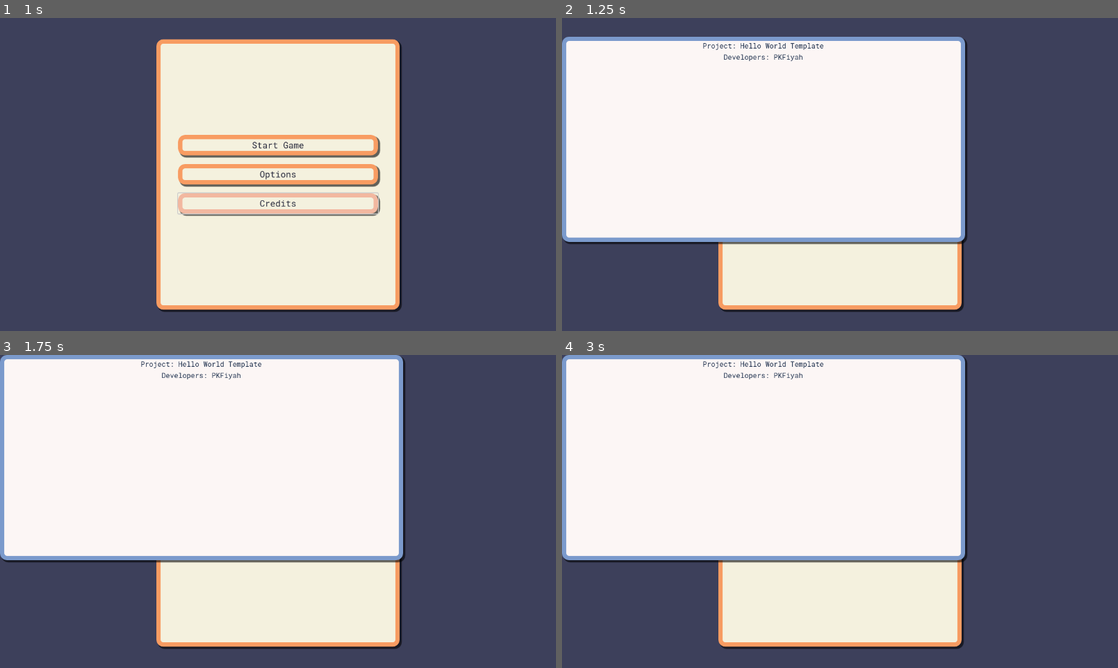
Above: before the commit, frames 1-4 (two rows, left to right).
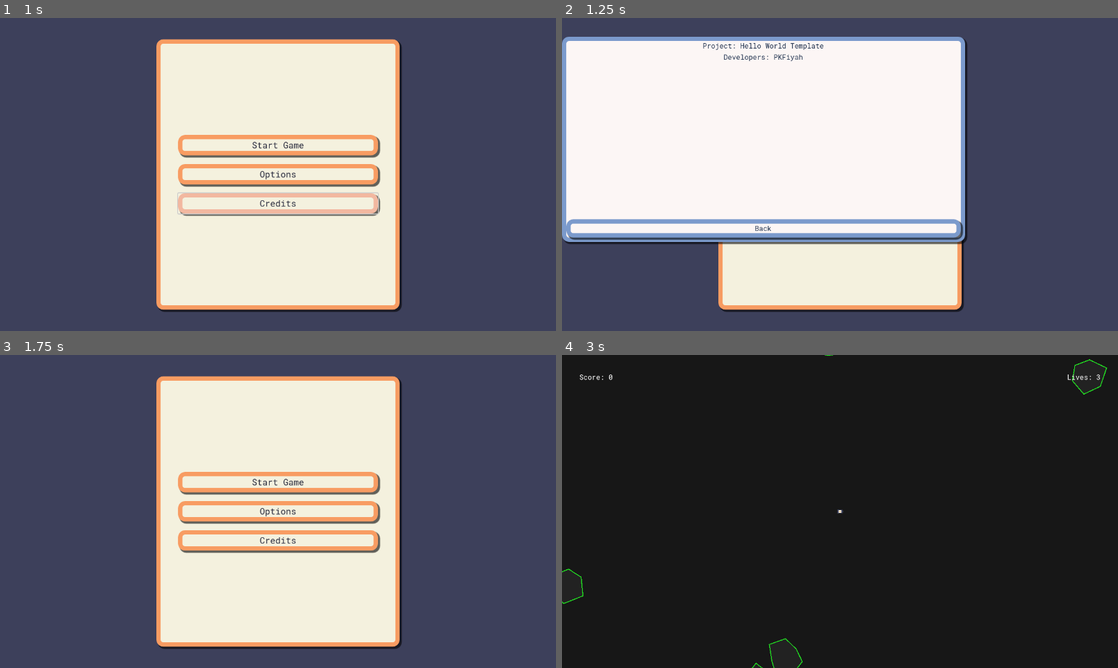
Above: after the commit, the same moments.

Repository: PlanetAriumGameStudio/movie-bluff-gameapp
Game: Godot game, scene res://scenes/main_menu.tscn
Same seed, same stepped clock (60 frames per second), same inputs: the game is played once before the commit and once after it.
Inputs (mouse positions are in pixels of both pictures, inside the frame that each line leads up to):
- Up to frame 1 (1 s): click "Credits" at 0.5 s
- Up to frame 2 (1.25 s): no input
- Up to frame 3 (1.75 s): click (200, 564) at 1.25 s, where only the run after the commit has a clickable "Back"
- Up to frame 4 (3 s): click "Start Game" at 2 s; click (840, 483) at 2.75 s, where only the run before the commit has a clickable "Start Game"

Frame 1 is identical in both runs. In frame 2, 2.8% of the frame differs, in the area x 0-73%, y 64-71%; in frame 3, 29%; in frame 4, 99%, in the area x 0-100%, y 0-100%.

Commit message:
touch up various gameplay, put back button on credits

Diff:
--- a/scenes/asteroids_game.tscn
+++ b/scenes/asteroids_game.tscn
@@ -6,14 +6,29 @@
 [ext_resource type="Theme" uid="uid://bxakjwkc4gbrj" path="res://themes/main_menu_theme.tres" id="4_edofo"]
 [ext_resource type="PackedScene" uid="uid://cbqrvb1pn3bv0" path="res://scenes/pause_menu.tscn" id="5_t8x58"]
 
+[sub_resource type="RectangleShape2D" id="RectangleShape2D_qu4ki"]
+size = Vector2(40, 40)
+
 [sub_resource type="Curve2D" id="Curve2D_yt4y8"]
 _data = {
-"points": PackedVector2Array(0, 0, 0, 0, 40, 40, 0, 0, 0, 0, 40, 680, 0, 0, 0, 0, 1240, 680, 0, 0, 0, 0, 1240, 40)
+"points": PackedVector2Array(0, 0, 0, 0, 40, 40, 0, 0, 0, 0, 40, 680, 0, 0, 0, 0, 1240, 680, 0, 0, 0, 0, 1240, 40, 0, 0, 0, 0, 40, 40)
 }
-point_count = 4
+point_count = 5
 
 [node name="AsteroidsWorld" type="Node2D"]
 script = ExtResource("1_xrqiq")
+
+[node name="ColorRect" type="ColorRect" parent="."]
+offset_right = 1282.0
+offset_bottom = 720.0
+color = Color(0.0923971, 0.0923971, 0.0923971, 1)
+
+[node name="SpawnBox" type="Area2D" parent="."]
+position = Vector2(640, 360)
+collision_mask = 2
+
+[node name="CollisionShape2D" type="CollisionShape2D" parent="SpawnBox"]
+shape = SubResource("RectangleShape2D_qu4ki")
 
 [node name="AsteroidsManager" type="Node2D" parent="."]
 script = ExtResource("2_cwuyy")
@@ -36,6 +51,11 @@
 theme_override_constants/margin_left = 40
 theme_override_constants/margin_top = 40
 theme_override_constants/margin_right = 40
+
+[node name="RespawnTimer" type="Label" parent="GUI/MarginContainer"]
+layout_mode = 2
+size_flags_horizontal = 4
+text = "Respawning: 0.0"
 
 [node name="Score" type="Label" parent="GUI/MarginContainer"]
 layout_mode = 2
@@ -94,6 +114,8 @@
 
 [node name="PauseMenu" parent="GUI" instance=ExtResource("5_t8x58")]
 
+[connection signal="area_entered" from="SpawnBox" to="." method="_on_spawn_box_area_entered"]
+[connection signal="area_exited" from="SpawnBox" to="." method="_on_spawn_box_area_exited"]
 [connection signal="level_cleared" from="AsteroidsManager" to="." method="_on_asteroids_manager_level_cleared"]
 [connection signal="player_scored" from="AsteroidsManager" to="." method="_on_asteroids_manager_player_scored"]
 [connection signal="pressed" from="GUI/GameOverMenu/MarginContainer/TryAgainButton" to="." method="_on_try_again_button_pressed"]
--- a/scenes/credits.tscn
+++ /dev/null
@@ -1,42 +0,0 @@
-[gd_scene load_steps=3 format=3 uid="uid://5fc1ey1pkh86"]
-
-[ext_resource type="Theme" uid="uid://dl5d2an56e6ae" path="res://themes/credits_theme.tres" id="1_ar2op"]
-[ext_resource type="PackedScene" uid="uid://bs460myshrpmo" path="res://scenes/credits_panel.tscn" id="2_7m26f"]
-
-[node name="Credits" type="Control"]
-layout_mode = 3
-anchors_preset = 15
-anchor_right = 1.0
-anchor_bottom = 1.0
-grow_horizontal = 2
-grow_vertical = 2
-
-[node name="Background" type="ColorRect" parent="."]
-layout_mode = 1
-anchors_preset = 15
-anchor_right = 1.0
-anchor_bottom = 1.0
-grow_horizontal = 2
-grow_vertical = 2
-color = Color(0.584, 0.8, 0.7244, 1)
-
-[node name="UIBase" type="Control" parent="."]
-layout_mode = 1
-anchors_preset = 15
-anchor_right = 1.0
-anchor_bottom = 1.0
-grow_horizontal = 2
-grow_vertical = 2
-theme = ExtResource("1_ar2op")
-
-[node name="PanelContainer" parent="UIBase" instance=ExtResource("2_7m26f")]
-layout_mode = 0
-anchors_preset = 0
-anchor_right = 0.0
-anchor_bottom = 0.0
-offset_left = 0.0
-offset_top = 0.0
-offset_right = 0.0
-offset_bottom = 0.0
-grow_horizontal = 1
-grow_vertical = 1
--- a/scenes/credits_panel.tscn
+++ b/scenes/credits_panel.tscn
@@ -1,6 +1,7 @@
-[gd_scene load_steps=2 format=3 uid="uid://bs460myshrpmo"]
+[gd_scene load_steps=3 format=3 uid="uid://bs460myshrpmo"]
 
 [ext_resource type="Theme" uid="uid://dl5d2an56e6ae" path="res://themes/credits_theme.tres" id="1_bd5cs"]
+[ext_resource type="Script" path="res://scripts/credits_panel.gd" id="2_dxlgm"]
 
 [node name="CreditsPanel" type="PanelContainer"]
 anchors_preset = 15
@@ -13,6 +14,7 @@
 grow_horizontal = 2
 grow_vertical = 2
 theme = ExtResource("1_bd5cs")
+script = ExtResource("2_dxlgm")
 
 [node name="MarginContainer" type="MarginContainer" parent="."]
 layout_mode = 2
@@ -31,3 +33,10 @@
 size_flags_horizontal = 4
 theme = ExtResource("1_bd5cs")
 text = "Developers: PKFiyah"
+
+[node name="Button" type="Button" parent="MarginContainer"]
+layout_mode = 2
+size_flags_vertical = 8
+text = "Back"
+
+[connection signal="pressed" from="MarginContainer/Button" to="." method="_on_button_pressed"]
--- a/scenes/main_menu.tscn
+++ b/scenes/main_menu.tscn
@@ -1,6 +1,5 @@
-[gd_scene load_steps=3 format=3 uid="uid://dxhman6qab3fm"]
+[gd_scene load_steps=2 format=3 uid="uid://dxhman6qab3fm"]
 
-[ext_resource type="Script" path="res://scripts/main_menu.gd" id="1_l64y1"]
 [ext_resource type="PackedScene" uid="uid://durb02oav410a" path="res://scenes/main_panel.tscn" id="2_7u8v6"]
 
 [node name="MainMenuController" type="Control"]
@@ -12,7 +11,6 @@
 grow_vertical = 2
 size_flags_horizontal = 4
 size_flags_vertical = 4
-script = ExtResource("1_l64y1")
 
 [node name="ColorRect" type="ColorRect" parent="."]
 layout_mode = 1
--- a/scenes/player.tscn
+++ b/scenes/player.tscn
@@ -4,7 +4,7 @@
 [ext_resource type="PackedScene" uid="uid://b7pmkevhqbxse" path="res://scenes/ship_bullet.tscn" id="2_6vjvo"]
 
 [sub_resource type="CircleShape2D" id="CircleShape2D_2hh5d"]
-radius = 20.0
+radius = 6.0
 
 [node name="Player" type="CharacterBody2D" groups=["player"]]
 scale = Vector2(0.999994, 0.999994)
@@ -14,10 +14,11 @@
 script = ExtResource("1_yq8jn")
 bullet_prefab = ExtResource("2_6vjvo")
 
-[node name="Area2D" type="Area2D" parent="." groups=["player"]]
+[node name="Area2D" type="Area2D" parent="."]
 collision_mask = 2
 
 [node name="CollisionShape2D" type="CollisionShape2D" parent="Area2D"]
+scale = Vector2(1, 1)
 shape = SubResource("CircleShape2D_2hh5d")
 
 [connection signal="area_entered" from="Area2D" to="." method="_on_area_2d_area_entered"]
--- a/scripts/asteroid.gd
+++ b/scripts/asteroid.gd
@@ -10,6 +10,9 @@
 var rotation_speed : float
 var rotation_direction : float
 var velocity : Vector2
+
+var _width : int
+
 var size : int
 
 @export var MIN_ROTATION_SPEED = 2.0
@@ -29,6 +32,8 @@
 	var array : PackedVector2Array = []
 	for coord in coords:
 		array.append(Vector2(coord[0], coord[1]))
+	# Re-add initial line to allow for closed outlines with polyline calls
+	array.append(array[0])
 	return array
 
 # Called every frame. 'delta' is the elapsed time since the previous frame.
@@ -48,12 +53,13 @@
 	velocity = new_force
 
 func _draw():
-	var asteroid_grey: Color = Color("220000")
+	var asteroid_grey: Color = Color("222222")
 	draw_polygon(_asteroid, [asteroid_grey])
+	draw_polyline(_asteroid, Color("22DD22"), 2.0)
 
 func screen_wrap():
-	position.x = wrapf(position.x, 0, Globals.SCREEN_SIZE.x)
-	position.y = wrapf(position.y, 0, Globals.SCREEN_SIZE.y)
+	position.x = wrapf(position.x, 0 - _width, Globals.SCREEN_SIZE.x + _width)
+	position.y = wrapf(position.y, 0 - _width, Globals.SCREEN_SIZE.y + _width)
 
 func generate_shape():
 	var rng = RandomNumberGenerator.new()
@@ -61,8 +67,11 @@
 
 	# Create a "semi" circular shape
 	var degrees_per_point = 360 / vertices
+	_width = 0
 	for point in range(0, vertices):
-		var length_from_center = rng.randi_range(20,40) * size
+		var length_from_center = rng.randi_range(8,12) * size
+		if length_from_center >= _width:
+			_width = length_from_center
 		var new_point = Vector2.UP * length_from_center
 		new_point = new_point.rotated(deg_to_rad(point*degrees_per_point))
 		_asteroid_coords.append([new_point.x, new_point.y])
--- a/scripts/asteroids_game.gd
+++ b/scripts/asteroids_game.gd
@@ -5,44 +5,59 @@
 const ASTEROIDS_MUSIC : AudioStream = preload("res://audio/music/2021-10-19_-_Funny_Bit_-_FesliyanStudios_-_David_Renda.mp3")
 
 var asteroids_music_player : AudioStreamPlayer
-
+var _spawn_timer : Timer
 var _player_ref : Player
 var _player_score : int
 var _player_lives : int
 
+@onready var spawn_box : Area2D =  $SpawnBox
 @onready var score_label : Label = $GUI/MarginContainer/Score
 @onready var lives_label : Label = $GUI/MarginContainer/Lives
+@onready var respawn_timer_label : Label = $GUI/MarginContainer/RespawnTimer
 @onready var pause_menu : PauseMenu = $GUI/PauseMenu
 @onready var game_over_menu : PanelContainer = $GUI/GameOverMenu
 @onready var asteroids_manager : AsteroidsManager = $AsteroidsManager
 
 func _ready():
 	game_over_menu.visible = false
+	respawn_timer_label.visible = false
+	_spawn_timer = Timer.new()
+	spawn_box.monitoring = false
+	_spawn_timer.connect("timeout", _on_spawn_timer_timeout)
+	add_child(_spawn_timer)
 
 	_init_audio()
 	_init_player()
 
-func update_score():
-	_player_score += 100
+func _process(delta: float) -> void:
+	if respawn_timer_label.visible:
+		respawn_timer_label.text = str("Respawning: ", _spawn_timer.time_left)
+
+func update_score(value : int):
+	_player_score += value
 	score_label.text = str("Score: ", _player_score)
 
 func update_lives():
-	print("updating lives: ", _player_lives)
 	_player_lives -= 1
-	print("updated lives: ", _player_lives)
-	_player_ref.position = Vector2(Globals.SCREEN_SIZE.x/2, Globals.SCREEN_SIZE.y/2)
-	lives_label.text = str("Lives: ", _player_lives)
-
 	if _player_lives <= 0:
 		_game_over()
 		_player_ref.queue_free()
+	else:
+		spawn_box.monitoring = true
+		lives_label.text = str("Lives: ", _player_lives)
+		_player_ref.position = Vector2(Globals.SCREEN_SIZE.x/2, Globals.SCREEN_SIZE.y/2)
+		_spawn_timer.start(2.0)
+		respawn_timer_label.visible = true
 
 func _game_over():
 	game_over_menu.visible = true
 
 func _init_player():
+	# This is hacky and needs to be reworked
 	_player_lives = 3
 	_player_score = 0
+	update_score(0)
+
 	if _player_ref == null:
 		_player_ref = PLAYER_SCENE.instantiate()
 		_player_ref.connect("player_exploded", update_lives)
@@ -66,9 +81,24 @@
 
 func _on_try_again_button_pressed() -> void:
 	_ready()
+	asteroids_manager.init_asteroids()
 
 func _on_asteroids_manager_level_cleared() -> void:
 	_game_over()
 
 func _on_asteroids_manager_player_scored() -> void:
-	update_score()
+	update_score(100)
+
+func _on_spawn_timer_timeout():
+	_player_ref.ready_player()
+	respawn_timer_label.visible = false
+	spawn_box.monitoring = false
+	_spawn_timer.stop()
+
+func _on_spawn_box_area_entered(area: Area2D) -> void:
+	_spawn_timer.start(2.0)
+	_spawn_timer.paused = true
+
+func _on_spawn_box_area_exited(area: Area2D) -> void:
+	if !spawn_box.has_overlapping_areas():
+		_spawn_timer.paused = false
--- a/scripts/asteroids_manager.gd
+++ b/scripts/asteroids_manager.gd
@@ -5,6 +5,9 @@
 signal level_cleared
 
 const asteroid_prefab:PackedScene = preload("res://scenes/asteroid.tscn")
+
+@export var init_asteroid_count := 6
+@export var init_asteroid_size := 4
 
 var _asteroid_count : int
 
@@ -14,13 +17,18 @@
 	init_asteroids()
 
 func init_asteroids():
+	var children = get_children()
+	for index in children.size():
+		if children[index].is_in_group("asteroids"):
+			children[index].queue_free()
+
 	_asteroid_count = 0
-	for i in range(0,5):
+	for i in range(0, init_asteroid_count):
 		generate_asteroid()
 
 func generate_asteroid():
 	asteroid_spawn_path.set_progress_ratio(Globals.RNG.randf())
-	generate_asteroid_at_position(asteroid_spawn_path.position, 3)
+	generate_asteroid_at_position(asteroid_spawn_path.position, init_asteroid_size)
 
 func generate_asteroid_at_position(spawn_position : Vector2, size : int):
 	_asteroid_count += 1
@@ -34,7 +42,7 @@
 	_asteroid_count -= 1
 	player_scored.emit()
 	if new_size > 1:
-		for i in randi_range(1, Globals.RNG.randi_range(1,2)):
+		for i in randi_range(2, Globals.RNG.randi_range(2,3)):
 			generate_asteroid_at_position(new_position, new_size)
 	if _asteroid_count == 0:
 		level_cleared.emit()
--- /dev/null
+++ b/scripts/credits_panel.gd
@@ -0,0 +1,4 @@
+extends PanelContainer
+
+func _on_button_pressed() -> void:
+	queue_free()
--- a/scripts/main_menu.gd
+++ /dev/null
@@ -1,11 +0,0 @@
-extends Control
-
-
-# Called when the node enters the scene tree for the first time.
-func _ready() -> void:
-	pass # Replace with function body.
-
-
-# Called every frame. 'delta' is the elapsed time since the previous frame.
-func _process(delta: float) -> void:
-	pass
--- a/scripts/main_panel.gd
+++ b/scripts/main_panel.gd
@@ -1,11 +1,11 @@
 extends PanelContainer
 
-const DODGEBALL_WORLD_SCENE = "res://scenes/asteroids_game.tscn"
+const ASTEROIDS_GAME_SCENE = "res://scenes/asteroids_game.tscn"
 const CREDITS_SCENE = "res://scenes/credits_panel.tscn"
 const OPTIONS_SCENE = "res://scenes/options_panel.tscn"
 
 func _on_start_game_button_down() -> void:
-	TransitionManager.change_scene(DODGEBALL_WORLD_SCENE, TransitionManager.TransitionType.ZoomOut)
+	TransitionManager.change_scene(ASTEROIDS_GAME_SCENE, TransitionManager.TransitionType.ZoomOut)
 
 func _on_options_button_down() -> void:
 	var options_panel = load(OPTIONS_SCENE).instantiate()
--- a/scripts/player.gd
+++ b/scripts/player.gd
@@ -4,23 +4,30 @@
 # To let things know when we explode
 signal player_exploded
 
+# Player constants
 const MAX_SPEED = 150.0
 const THRUST = 300.0
 const ROTATION_SPEED = 5.0
 const BULLET_SPEED = 250.0
 
+# Player states
+enum PLAYER_STATES {
+	INACTIVE,
+	ACTIVE
+}
+
 # Load in bullet prefab for easy shooting of anything
 @export var bullet_prefab: PackedScene
 
 #Runtime state private variables
-var _pstate = PlayerState.new()
+var _pstate : PlayerState = PlayerState.new()
 
 # Basic vertex coordinate representations, will be converted to Vector2Arrays
-var _coords_ship: Array = [[-8, 10], [-8, -10],[15, 0]]
+var _coords_ship: Array = [[-4, 5], [-4, -5],[8, 0]]
 var _drawable_ship: PackedVector2Array
-var _coords_booster: Array = [[-8, 5], [-8, -5],[-13, 0]]
+var _coords_booster: Array = [[-4, 2], [-4, -2],[-7, 0]]
 var _drawable_booster: PackedVector2Array
-var _coords_reverse_booster: Array = [[-8, 10], [12, 7],[-8, 0], [12,-7], [-8,-10]]
+var _coords_reverse_booster: Array = [[-4, 5], [6, 3],[-4, 0], [6,-3], [-4,-5]]
 var _drawable_reverse_booster: PackedVector2Array
 
 # Ship sound streams
@@ -30,7 +37,7 @@
 var _laser_stream: AudioStream = preload("res://audio/sound_effects/retro-laser.mp3")
 
 func _ready():
-	velocity = Vector2(0,0)
+	velocity = Vector2.ZERO
 
 	# Convert coords into Vector2Array's to be used in the _draw() call
 	_drawable_ship = Utils.float_array_to_Vector2Array(_coords_ship)
@@ -50,39 +57,7 @@
 	_laser_asp.bus = "SoundEffects"
 	add_child(_laser_asp)
 
-func _process(delta: float) -> void:
-	if _pstate.shoot:
-		var new_bullet = bullet_prefab.instantiate()
-		new_bullet.global_position = position
-		new_bullet.rotation = rotation
-		var direction = Vector2.RIGHT.rotated(rotation)
-		get_tree().root.add_child(new_bullet)
-		_laser_asp.playing = true
-		_pstate.shoot = false
-
-
-func _physics_process(delta: float) -> void:
-	# Get the input direction and handle the acceleration and rotation changes.
-	get_input()
-	rotation += _pstate.rotation_direction * ROTATION_SPEED * delta
-	velocity += transform.x * _pstate.acceleration * delta
-	velocity = velocity.limit_length(MAX_SPEED)
-
-	queue_redraw()
-	move_and_slide()
-	screen_wrap()
-
-
-func _draw():
-	var godot_blue: Color = Color("478cbf")
-	if _pstate.acceleration > 0:
-		var booster_red: Color = Color("ff8cbf")
-		draw_polygon(_drawable_booster, [booster_red])
-	elif _pstate.acceleration < 0:
-		var booster_red: Color = Color("ff8cbf")
-		draw_polygon(_drawable_reverse_booster, [booster_red])
-	draw_polygon(_drawable_ship, [godot_blue])
-
+	ready_player()
 
 func screen_wrap():
 	position.x = wrapf(position.x, 0, Globals.SCREEN_SIZE.x)
@@ -98,14 +73,56 @@
 		_thruster_asp.playing = false
 	_pstate.shoot = Input.is_action_just_pressed("ui_accept")
 
+func ready_player():
+	_pstate.current_state = PLAYER_STATES.ACTIVE
+
 func blow_up():
+	velocity = Vector2.ZERO
+	_pstate.zero()
 	player_exploded.emit()
 
 func _on_area_2d_area_entered(area: Area2D) -> void:
-	if area.is_in_group("asteroids"):
+	if _pstate.current_state != PLAYER_STATES.INACTIVE && area.is_in_group("asteroids"):
 		blow_up()
 
+func _process(delta: float) -> void:
+	if _pstate.current_state == PLAYER_STATES.ACTIVE:
+		if _pstate.shoot:
+			var new_bullet = bullet_prefab.instantiate()
+			new_bullet.global_position = position
+			new_bullet.rotation = rotation
+			var direction = Vector2.RIGHT.rotated(rotation)
+			get_tree().root.add_child(new_bullet)
+			_laser_asp.playing = true
+			_pstate.shoot = false
+
+func _physics_process(delta: float) -> void:
+	# Get the input direction and handle the acceleration and rotation changes.
+	if _pstate.current_state == PLAYER_STATES.ACTIVE:
+		get_input()
+		move_and_slide()
+		queue_redraw()
+		screen_wrap()
+		rotation += _pstate.rotation_direction * ROTATION_SPEED * delta
+		velocity += transform.x * _pstate.acceleration * delta
+		velocity = velocity.limit_length(MAX_SPEED)
+
+func _draw():
+	var godot_blue: Color = Color("478cbf")
+	if _pstate.acceleration > 0:
+		var booster_red: Color = Color("ff8cbf")
+		draw_polygon(_drawable_booster, [booster_red])
+	elif _pstate.acceleration < 0:
+		var booster_red: Color = Color("ff8cbf")
+		draw_polygon(_drawable_reverse_booster, [booster_red])
+	draw_polygon(_drawable_ship, [godot_blue])
+
 class PlayerState:
+	var current_state : PLAYER_STATES = PLAYER_STATES.INACTIVE
 	var acceleration := 0.0
 	var rotation_direction := 0
 	var shoot := false
+
+	func zero():
+		current_state = PLAYER_STATES.INACTIVE
+		acceleration = 0.0
--- a/themes/credits_theme.tres
+++ b/themes/credits_theme.tres
@@ -5,6 +5,8 @@
 
 [resource]
 default_font = ExtResource("3_dmiuq")
+Button/colors/font_color = Color(0.129412, 0.2, 0.309804, 1)
+Button/styles/normal = ExtResource("1_nfm1i")
 Label/colors/font_color = Color(0.129136, 0.198456, 0.311316, 1)
 Panel/styles/panel = ExtResource("1_nfm1i")
 PanelContainer/styles/panel = ExtResource("1_nfm1i")
Not shown: 1 places in scenes/asteroids_game.tscn that only renumber resources
Not shown, changed: REPO-TODO.md
